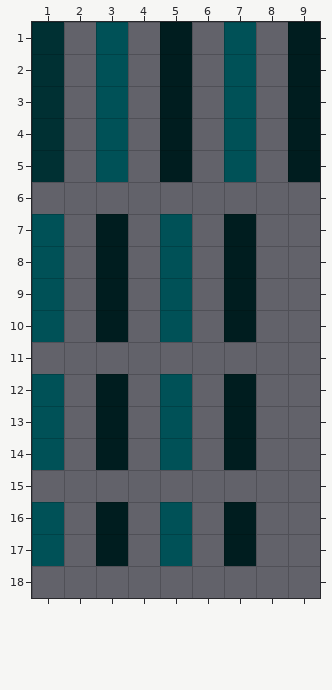
A Tiled map gets an edit: Assets/Maps/Tilemaps/forest-automap/rule_03.tmx. The first picture shows the starting point.
Cells are 32x32 px. Shown: x 1..9, y 1..18.
And afterwards:
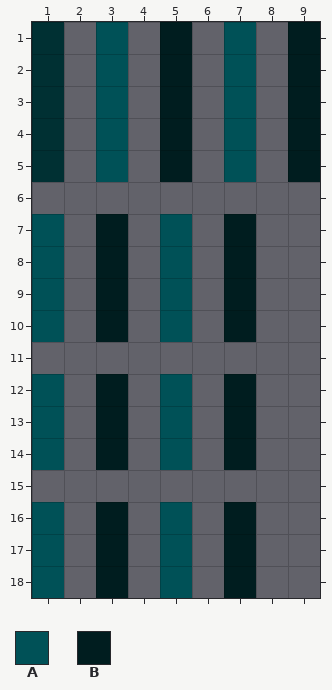
Key: from "forest-wide": A 44, B 46.
_ is an empty cell.
Change:
Changed rows in their new state; . is an unchanged cell.
Layer "input_ground":
first column x 1:
18 A.B.A.B
